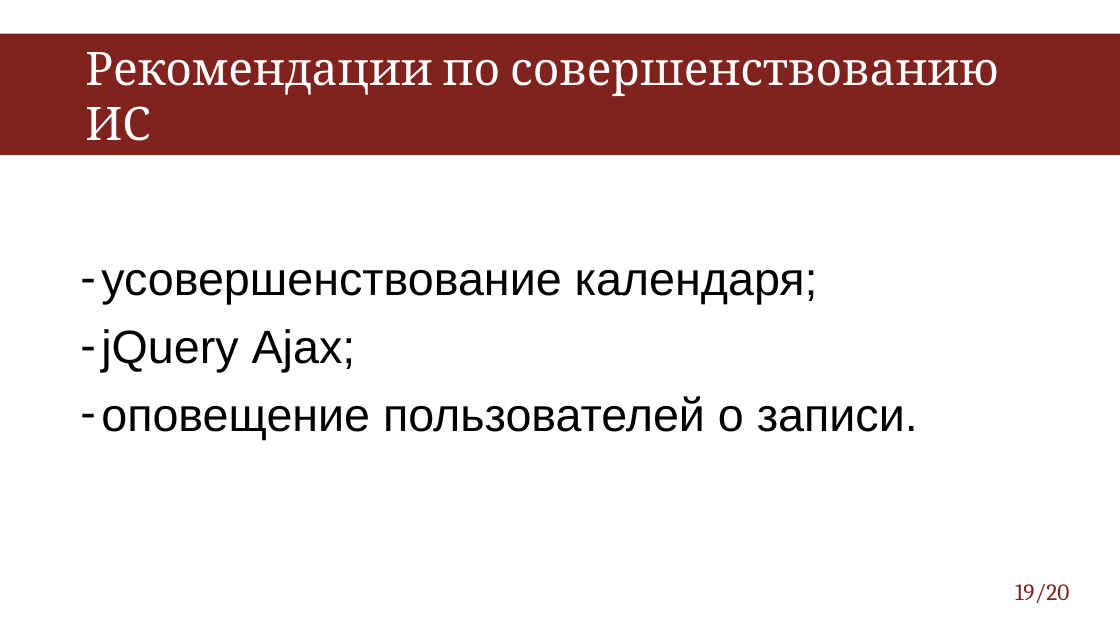
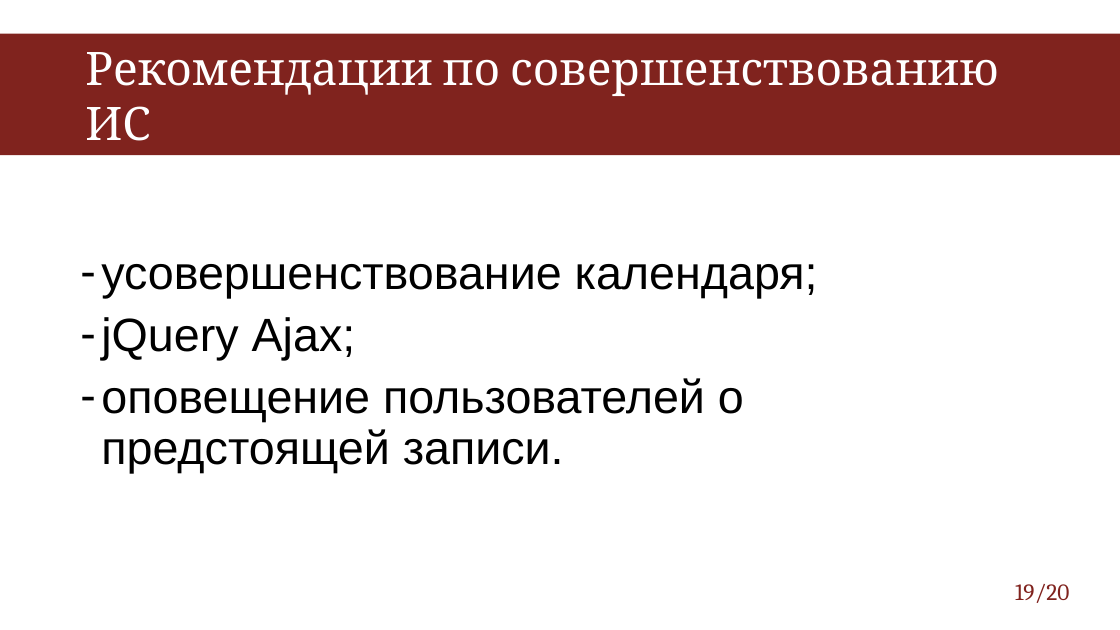
Before and after one commit to VasilevID1111/students-class, a slide deck: slide 19 of Диплом файлы/Proektirovanie_i_dokumentirovanie_informatsionnoy_sistemy_ucheta_vremeni_samostoyatelnoy.pptx. Drawn at 1120x630 pixels with LibreOffice and Linux fonts; fonts in the diff are those of the drawing. Boxes give left, top, right and bottom in pixels: in the first picture for what was removed or moved away, otherwise in the second. Text is boxed around its words. In the diff, an @@ line names an element or a change of style, - is before the commit and + after.

```diff
--- a/Диплом файлы/Proektirovanie_i_dokumentirovanie_informatsionnoy_sistemy_ucheta_vremeni_samostoyatelnoy.pptx
+++ b/Диплом файлы/Proektirovanie_i_dokumentirovanie_informatsionnoy_sistemy_ucheta_vremeni_samostoyatelnoy.pptx
@@ text at box(101, 264, 818, 360): line spacing 1 to 0.9 @@
@@ text at box(101, 378, 744, 473): text changed @@
-– оповещение пользователей о записи.
+– оповещение пользователей о предстоящей записи.
```
Also in this commit, not shown: 3 other slides changed.
